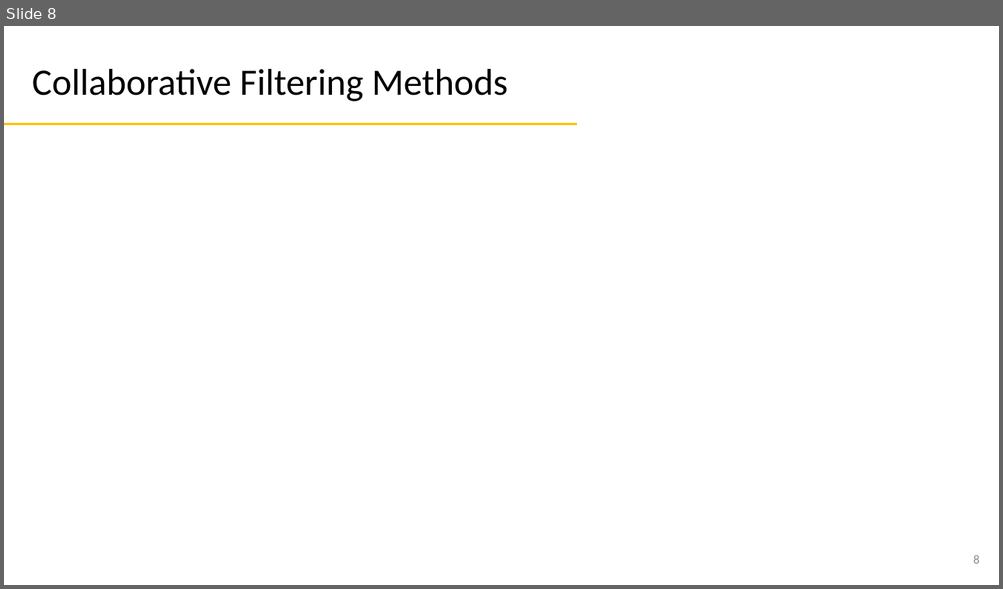
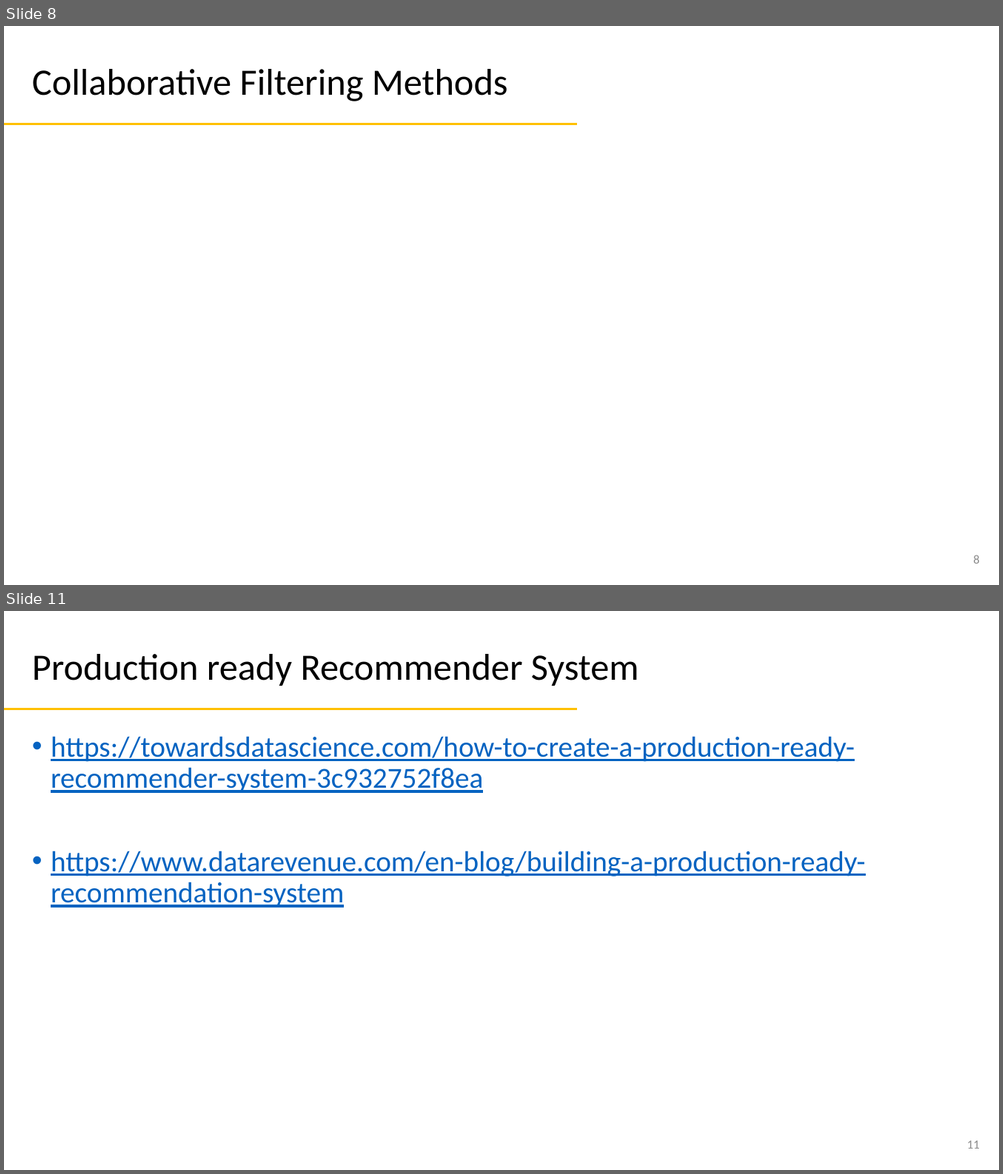
Before and after one commit to dhirajsuvarna/learning, a slide deck: ai_concepts/recommender_systems.pptx. Shown one above the other, each under a label of ours: slide 8 before the commit, slides 8 and 11 after it; the slides between them are not shown. The pictures are 1003x589 and 1003x1174 pixels, drawn with LibreOffice and Linux fonts; fonts in the diff are those of the drawing. Boxes give left, top, right and bottom in pixels: in the first picture for what was removed or moved away, otherwise in the second. Text is boxed around its words. In the diff, an @@ line names an element or a change of style, - is before the commit and + after.

```diff
--- a/ai_concepts/recommender_systems.pptx
+++ b/ai_concepts/recommender_systems.pptx
@@ slide 11 added at (4, 611, 999, 1170), background #FFFFFF; not listed: 1 template element that a slide beside it also shows @@
@@ title added at (32, 654, 639, 686), 36 pt, text #000000 @@
+Production ready Recommender System
@@ text added at (51, 736, 865, 908), 28 pt, text #0563C1, underline @@
+• https://towardsdatascience.com/how-to-create-a-production-ready-recommender-system-3c932752f8ea
+• https://www.datarevenue.com/en-blog/building-a-production-ready-recommendation-system
@@ page number added at (967, 1141, 979, 1149), 12 pt, text #8C8C8C @@
+11
```
Also in this commit, not shown: 1 slide changed, 1 other slide added, 48 other files.
